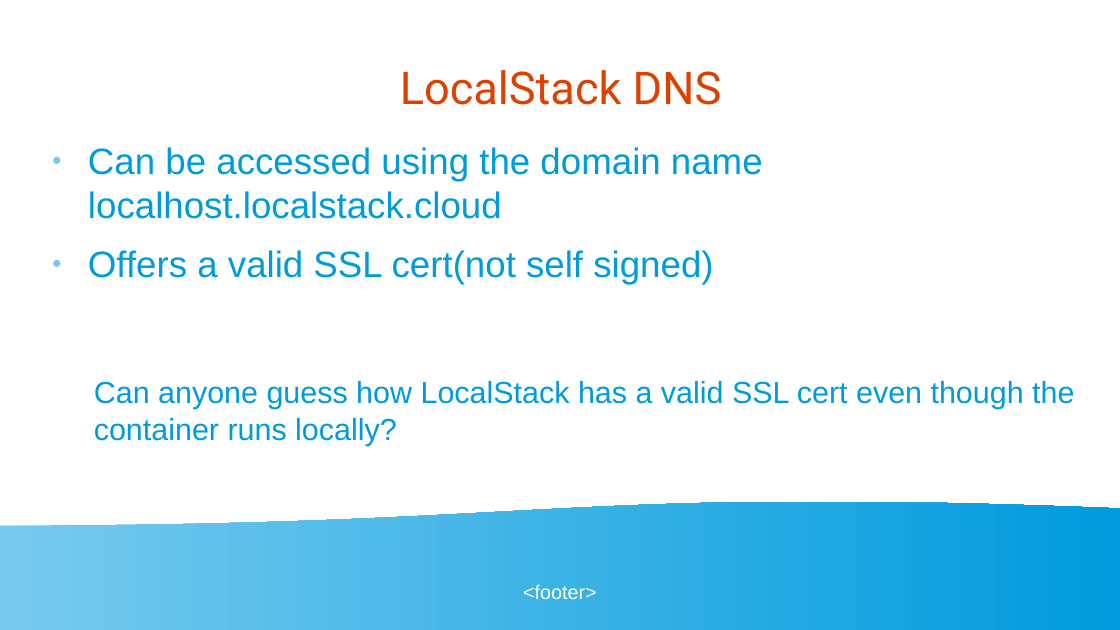
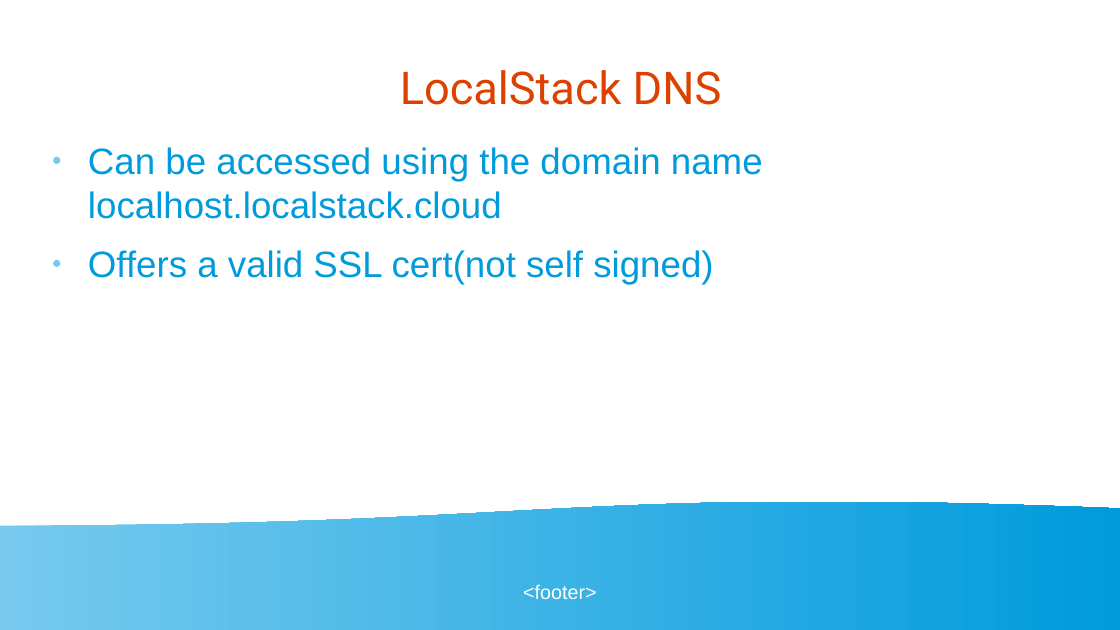
Before and after one commit to golangbot/gophercon-uk-2025-talk, a slide deck: slide 25 of Presentation.odp. Drawn at 1120x630 pixels with LibreOffice and Linux fonts; fonts in the diff are those of the drawing. Boxes give left, top, right and bottom in pixels: in the first picture for what was removed or moved away, otherwise in the second. Text is boxed around its words. In the diff, an @@ line names an element or a change of style, - is before the commit and + after.

```diff
--- a/Presentation.odp
+++ b/Presentation.odp
@@ text removed at bbox=[94, 381, 1074, 446] @@
-Can anyone guess how LocalStack has a valid SSL cert even though the container runs locally?
```
Also in this commit, not shown: 6 other slides changed, 2 other files.
